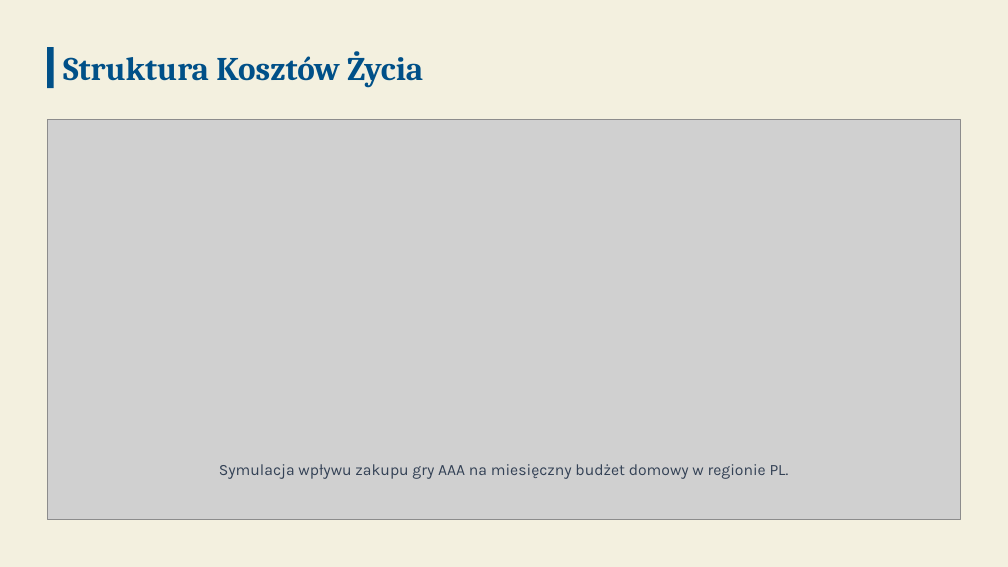
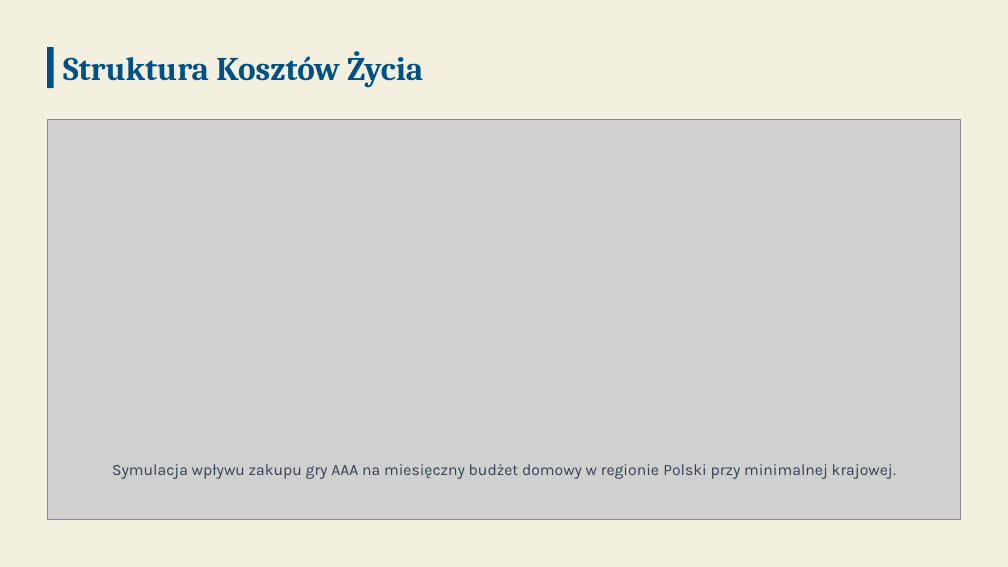
Before and after one commit to WukerDev/PricePower, a slide deck: slide 10 of PricePower.pptx. Drawn at 1008x567 pixels with LibreOffice and Linux fonts; fonts in the diff are those of the drawing; grey boxes stand for pictures; background and template pictures are left out. Boxes give left, top, right and bottom in pixels: in the first picture for what was removed or moved away, otherwise in the second. Text is boxed around its words. In the diff, an @@ line names an element or a change of style, - is before the commit and + after.

```diff
--- a/PricePower.pptx
+++ b/PricePower.pptx
@@ text at (112, 464, 896, 479): text changed @@
-Symulacja wpływu zakupu gry AAA na miesięczny budżet domowy w regionie PL.
+Symulacja wpływu zakupu gry AAA na miesięczny budżet domowy w regionie Polski przy minimalnej krajowej.
```
Also in this commit, not shown: 3 other slides changed.
